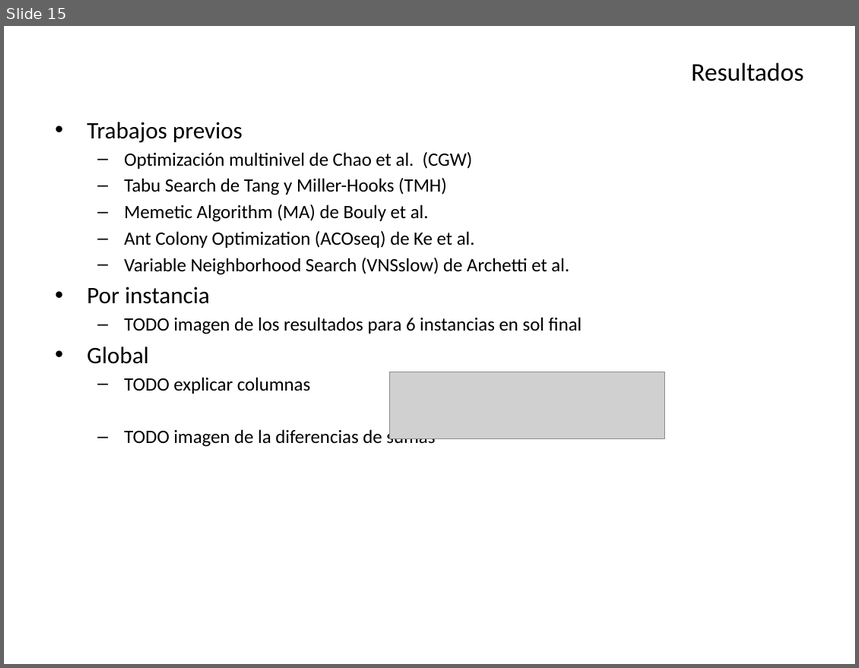
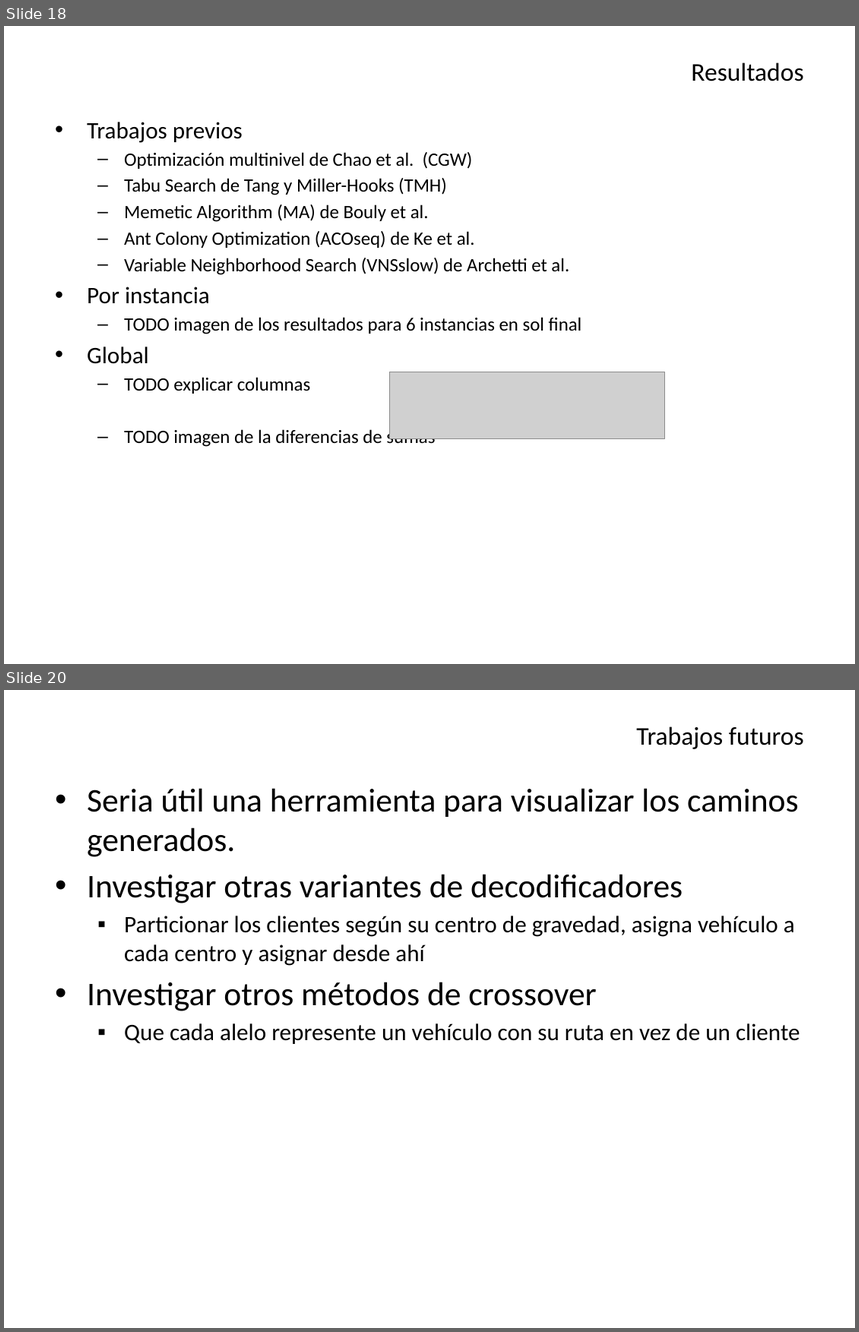
Before and after one commit to Aleitox/TopBrkga, a slide deck: TesisPaper/Defensa/Biased Random Key Genetic Algorithm.pptx. Shown one above the other, each under a label of ours: slide 15 before the commit, slides 18 and 20 after it; the slides between them are not shown. The pictures are 859x668 and 859x1332 pixels, drawn with LibreOffice and Linux fonts; fonts in the diff are those of the drawing; grey boxes stand for pictures. Boxes give left, top, right and bottom in pixels: in the first picture for what was removed or moved away, otherwise in the second. Text is boxed around its words. In the diff, an @@ line names an element or a change of style, - is before the commit and + after.

```diff
--- a/TesisPaper/Defensa/Biased Random Key Genetic Algorithm.pptx
+++ b/TesisPaper/Defensa/Biased Random Key Genetic Algorithm.pptx
@@ slide 20 added at (4,690,855,1328), background #FFFFFF @@
@@ title added at (636,726,804,749), 21.6 pt, text #000000 @@
+Trabajos futuros
@@ text added at (87,788,800,1044), 20 pt, text #000000 @@
+• Seria útil una herramienta para visualizar los caminos generados.
+• Investigar otras variantes de decodificadores
+  ▪ Particionar los clientes según su centro de gravedad, asigna vehículo a cada centro y asignar desde ahí
+• Investigar otros métodos de crossover
+  ▪ Que cada alelo represente un vehículo con su ruta en vez de un cliente
@@ what was slide 15 is now slide 18 @@
```
Also in this commit, not shown: 3 slides changed, 3 other slides added, 2 other files.
